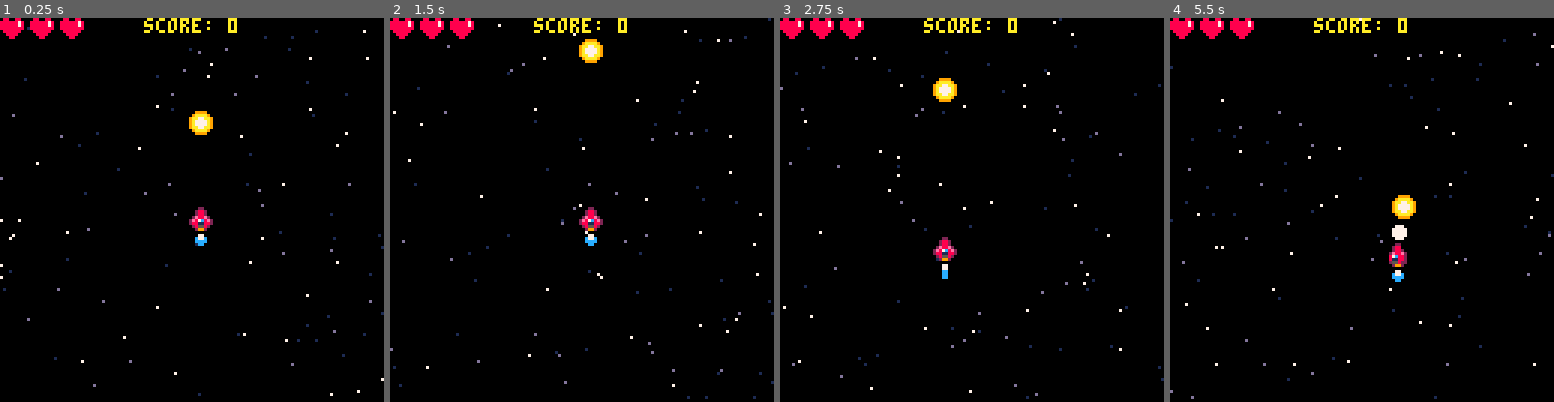
Above: before the commit, frames 1-4 (left to right).
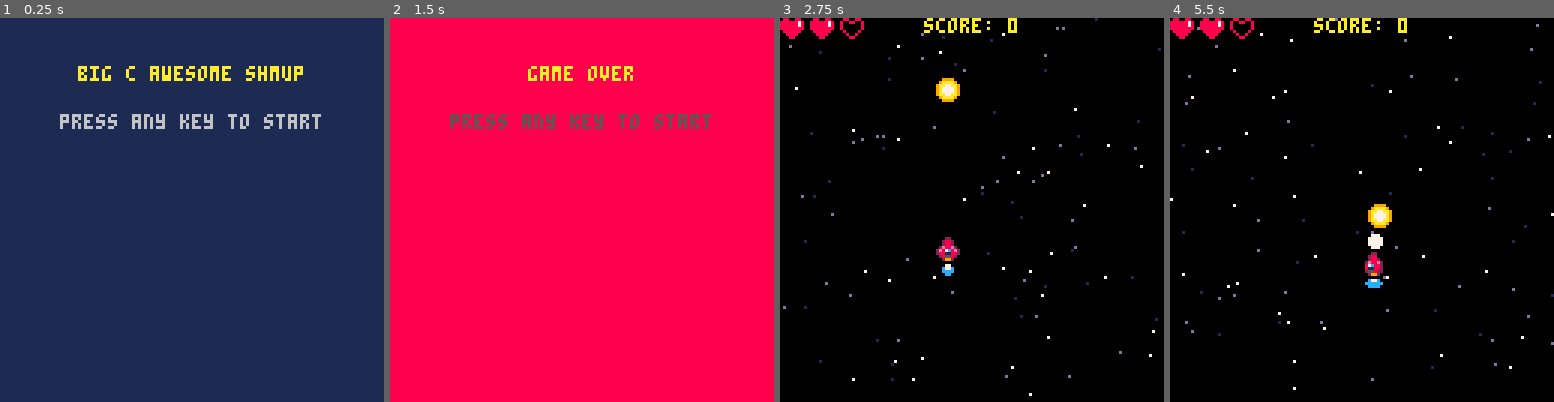
Above: after the commit, the same moments.

Repository: nascimento-cesar/pico-kombat-2
Game: PICO-8 cartridge shmup/shmup.p8
Two runs of this game, one before a commit and one after it. Both use one fixed random seed, a clock stepped at 60 frames per second and the inputs below.
Inputs:
- Up to frame 1 (0.25 s): no input
- Up to frame 2 (1.5 s): tap O (Z key) at 0.33, 0.7, 1.43 s; tap X (X key) at 1.07 s
- Up to frame 3 (2.75 s): hold Left 1.97-2.37 s; tap X (X key) at 2.07, 2.4, 2.73 s; tap O (Z key) at 2.22 s; hold Down from 2.42 s (still down)
- Up to frame 4 (5.5 s): release Down at 2.82 s; hold Right 2.87-3.53 s; tap X (X key) every 0.33 s from 3.07 to 5.4 s; tap O (Z key) at 3.1, 3.98, 4.87 s; hold Up 3.58-4.08 s; hold Right 4.13-4.53 s; hold Down 4.58-5.08 s; hold Left from 5.13 s (still down)

The runs differ from the first frame. In frame 1, 100% of the frame differs, in the area x 0-100%, y 0-100%; in frame 2, 99%; in frame 3, 1.9%; in frame 4, 2.8%.

Commit message:
feat(shmup): add new screens
* start screen
* game over screen

Diff:
--- a/shmup/draw.lua
+++ b/shmup/draw.lua
@@ -1,4 +1,14 @@
 function _draw()
+  if is_game_mode() then
+    draw_game()
+  elseif is_start_mode() then
+    draw_start()
+  elseif is_game_over_mode() then
+    draw_game_over()
+  end
+end
+
+function draw_game()
   cls(0)
   draw_starfield()
   draw_score()
@@ -6,6 +16,29 @@
   draw_ship()
   draw_bullet()
   -- draw_debug()
+end
+
+function draw_start()
+  cls(1)
+  print(game_title, hcenter(game_title), tile_h * 2, 10)
+  draw_init_instructions()
+end
+
+function draw_game_over()
+  cls(8)
+  local message = "game over"
+  print(message, hcenter(message), tile_h * 2, 10)
+  draw_init_instructions()
+end
+
+function draw_init_instructions()
+  local instructions = "press any key to start"
+  print(instructions, hcenter(instructions), tile_h * 4, current_blink_color)
+  current_blink_color += .2
+
+  if current_blink_color > 7 then
+    current_blink_color = 5
+  end
 end
 
 function draw_ship()
--- a/shmup/init.lua
+++ b/shmup/init.lua
@@ -1,4 +1,12 @@
 function _init()
+  set_global_vars()
+  set_sprites()
+  set_ship()
+  set_bullet()
+  set_stars()
+end
+
+function set_global_vars()
   map_h = 127
   map_w = 127
   tile_h = 8
@@ -7,7 +15,17 @@
   score = 0
   max_lives = 3
   lives = 3
+  modes = {
+    game = 0,
+    start = 1,
+    over = 2
+  }
+  current_mode = modes.start
+  game_title = "big c awesome shmup"
+  current_blink_color = 5
+end
 
+function set_sprites()
   sprites = {
     ship = {
       default = 2,
@@ -23,7 +41,9 @@
       empty = 8
     }
   }
+end
 
+function set_ship()
   ship = {
     x = map_w / 2,
     y = map_h / 2,
@@ -31,14 +51,18 @@
     sprite = sprites.ship.default,
     thruster_sprite_i = 1
   }
+end
 
+function set_bullet()
   bullet = {
     x = map_w / 2,
     y = map_h / 2,
     speed = 4,
     muzzle_r = muzzle_r
   }
+end
 
+function set_stars()
   stars = {
     count = 100,
     x = {},
--- a/shmup/shmup.p8
+++ b/shmup/shmup.p8
@@ -4,6 +4,7 @@
 #include init.lua
 #include update.lua
 #include draw.lua
+#include utils.lua
 #include ../utils/utils.lua
 
 __gfx__
--- a/shmup/update.lua
+++ b/shmup/update.lua
@@ -1,8 +1,35 @@
 function _update()
+  if is_game_mode() then
+    update_game()
+  elseif is_start_mode() then
+    update_start()
+  elseif is_game_over_mode() then
+    update_game_over()
+  end
+
+  if btnp(🅾️) then
+    lives -= 1
+  end
+end
+
+function update_game()
   handle_ship_controls()
   handle_firing()
   handle_map_boundaries()
   animate_starfield()
+  handle_game_over()
+end
+
+function update_start()
+  if any_key_pressed() then
+    start_game()
+  end
+end
+
+function update_game_over()
+  if any_key_pressed() then
+    start_game()
+  end
 end
 
 function handle_ship_controls()
@@ -62,10 +89,6 @@
   end
 end
 
-function get_ship_front_axes()
-  return ship.x, ship.y - tile_h / 2
-end
-
 function animate_starfield()
   for i = 1, stars.count do
     local current_star_y = stars.y[i]
@@ -80,3 +103,9 @@
     stars.y[i] = current_star_y
   end
 end
+
+function handle_game_over()
+  if lives == 0 then
+    current_mode = modes.over
+  end
+end
--- /dev/null
+++ b/shmup/utils.lua
@@ -0,0 +1,20 @@
+function get_ship_front_axes()
+  return ship.x, ship.y - tile_h / 2
+end
+
+function is_game_mode()
+  return current_mode == modes.game
+end
+
+function is_start_mode()
+  return current_mode == modes.start
+end
+
+function is_game_over_mode()
+  return current_mode == modes.over
+end
+
+function start_game()
+  _init()
+  current_mode = modes.game
+end
--- a/utils/utils.lua
+++ b/utils/utils.lua
@@ -1,3 +1,7 @@
+function any_key_pressed()
+  return btnp() > 0
+end
+
 function hcenter(s)
   -- screen center minus the
   -- string length times the
